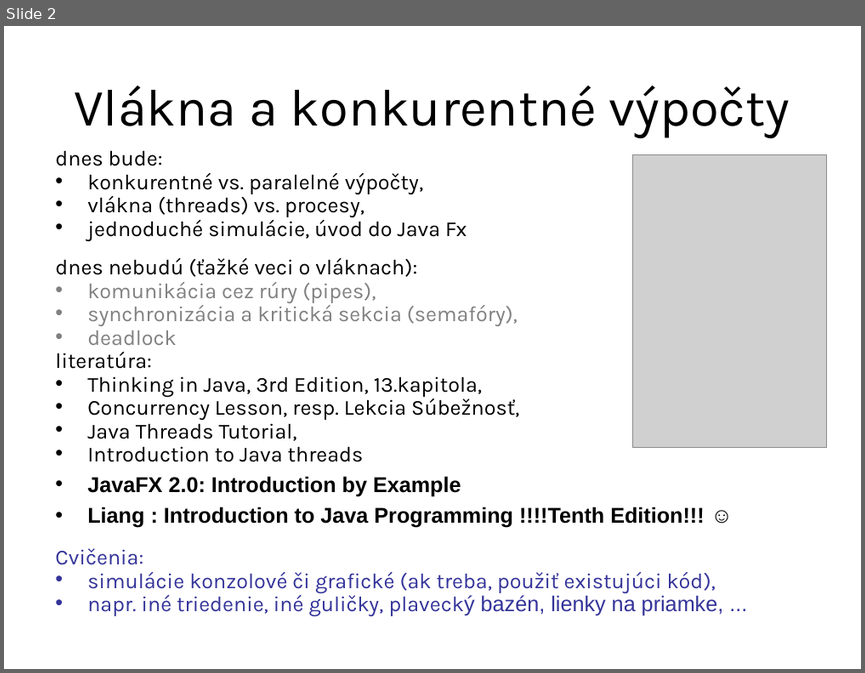
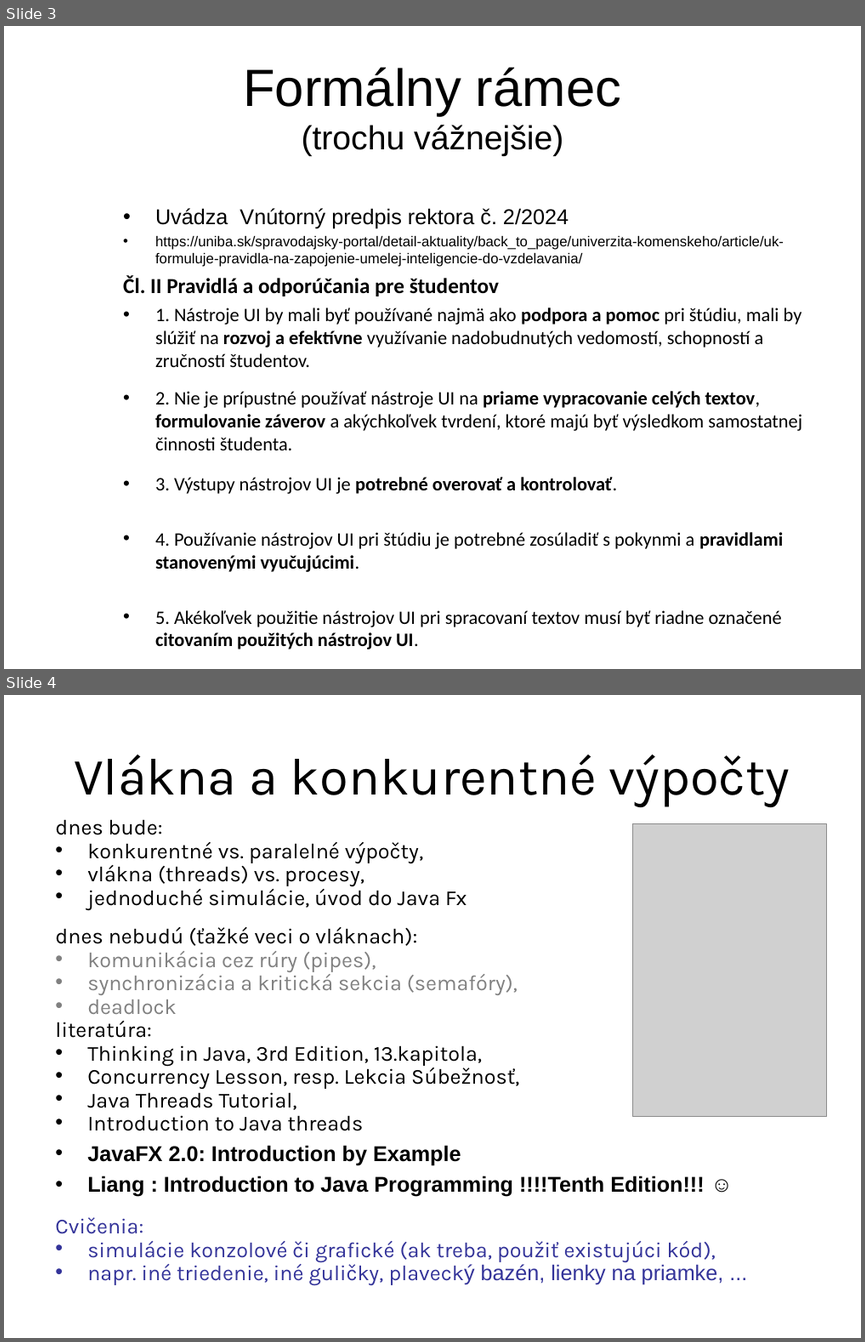
Before and after one commit to Programovanie4/Prednasky, a slide deck: 09/09_java.ppt. Shown one above the other, each under a label of ours: slide 2 before the commit, slides 3 and 4 after it. The pictures are 865x673 and 865x1342 pixels, drawn with LibreOffice and Linux fonts; fonts in the diff are those of the drawing; grey boxes stand for pictures. Boxes give left, top, right and bottom in pixels: in the first picture for what was removed or moved away, otherwise in the second. Text is boxed around its words. In the diff, an @@ line names an element or a change of style, - is before the commit and + after.

```diff
--- a/09/09_java.ppt
+++ b/09/09_java.ppt
@@ slide 3 added at (4,26,861,669), background #FFFFFF @@
@@ title added at (243,67,621,156), 28 pt, text #000000 @@
+Formálny rámec
+(trochu vážnejšie)
@@ text added at (123,208,802,649), 16 pt, text #000000 @@
+• Uvádza Vnútorný predpis rektora č. 2/2024
+• https://uniba.sk/spravodajsky-portal/detail-aktuality/back_to_page/univerzita-komenskeho/article/uk-formuluje-pravidla-na-zapojenie-umelej-inteligencie-do-vzdelavania/
+Čl. II Pravidlá a odporúčania pre študentov
+• 1. Nástroje UI by mali byť používané najmä ako podpora a pomoc pri štúdiu, mali by slúžiť na rozvoj a efektívne využívanie nadobudnutých vedomostí, schopností a zručností študentov.
+• 2. Nie je prípustné používať nástroje UI na priame vypracovanie celých textov, formulovanie záverov a akýchkoľvek tvrdení, ktoré majú byť výsledkom samostatnej činnosti študenta.
+• 3. Výstupy nástrojov UI je potrebné overovať a kontrolovať.
+• 4. Používanie nástrojov UI pri štúdiu je potrebné zosúladiť s pokynmi a pravidlami stanovenými vyučujúcimi.
+• 5. Akékoľvek použitie nástrojov UI pri spracovaní textov musí byť riadne označené citovaním použitých nástrojov UI.
@@ what was slide 2 is now slide 4 @@
```
Also in this commit, not shown: 2 slides changed, 1 other slide added, 1 slide removed, 1 other file.
